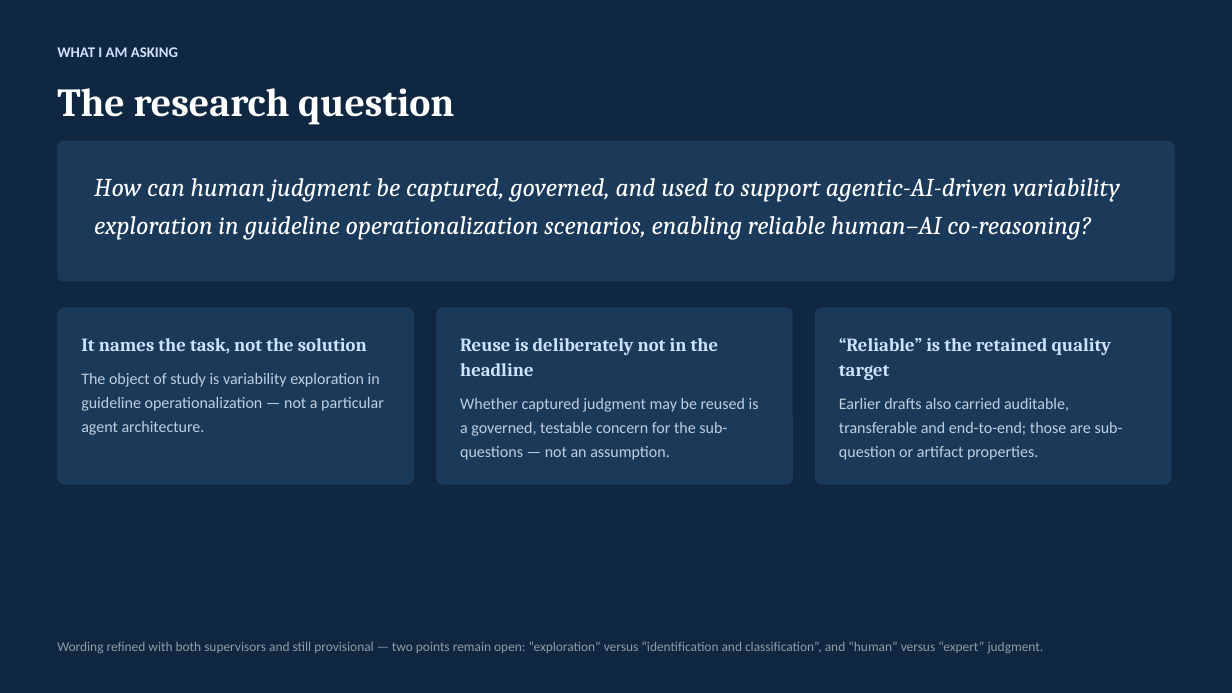
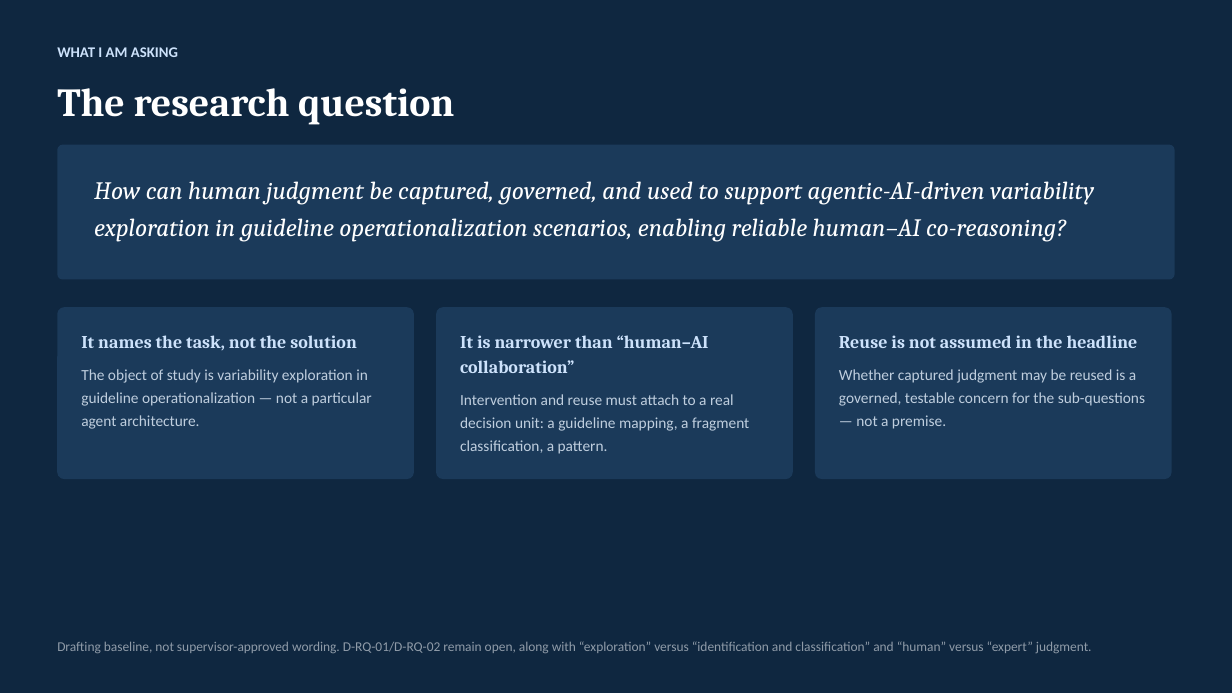
Before and after one commit to AliHamed17/vego-ai-research, a slide deck: slide 6 of outputs/course-presentation/VEGO-AI - IS Research Seminar - Final Presentation.pptx. Drawn at 1232x693 pixels with LibreOffice and Linux fonts; fonts in the diff are those of the drawing. Boxes give left, top, right and bottom in pixels: in the first picture for what was removed or moved away, otherwise in the second. Text is boxed around its words. In the diff, an @@ line names an element or a change of style, - is before the commit and + after.

```diff
--- a/outputs/course-presentation/VEGO-AI - IS Research Seminar - Final Presentation.pptx
+++ b/outputs/course-presentation/VEGO-AI - IS Research Seminar - Final Presentation.pptx
@@ rounded rectangle: place and size @@
-rounded rectangle at (57,141,1175,282)
+rounded rectangle at (57,145,1175,280)
@@ text "How can human judgment be ..." at (94,181,1094,242): size 20 to 19.5 pt @@
@@ rounded rectangle: place and size @@
-rounded rectangle at (57,308,414,485)
+rounded rectangle at (57,308,414,480)
@@ text "It names the task, not ..." at (81,335,372,429): size 14.5 to 14 pt in "It names the task, not the solution"; size 12.5 to 12 pt in "The object of study is variability exploration ..." @@
@@ rounded rectangle: place and size @@
-rounded rectangle at (436,308,793,485)
+rounded rectangle at (436,308,793,480)
@@ rounded rectangle: place and size @@
-rounded rectangle at (815,308,1172,485)
+rounded rectangle at (815,308,1172,480)
@@ text at (460,335,749,454): text changed; size 12.5 to 12 pt @@
-Reuse is deliberately not in the headline
-Whether captured judgment may be reused is a governed, testable concern for the sub-questions — not an assumption.
+It is narrower than “human–AI collaboration”
+Intervention and reuse must attach to a real decision unit: a guideline mapping, a fragment classification, a pattern.
@@ text at (839,335,1145,429): text changed; size 12.5 to 12 pt @@
-“Reliable” is the retained quality target
-Earlier drafts also carried auditable, transferable and end-to-end; those are sub-question or artifact properties.
+Reuse is not assumed in the headline
+Whether captured judgment may be reused is a governed, testable concern for the sub-questions — not a premise.
@@ text at (57,641,1092,653): text changed @@
-Wording refined with both supervisors and still provisional — two points remain open: “exploration” versus “identification and classification”, and “human” versus “expert” judgment.
+Drafting baseline, not supervisor-approved wording. D-RQ-01/D-RQ-02 remain open, along with “exploration” versus “identification and classification” and “human” versus “expert” judgment.
```
Also in this commit, not shown: 6 other slides changed, 13 slides added, 11 slides removed, 28 other files.
